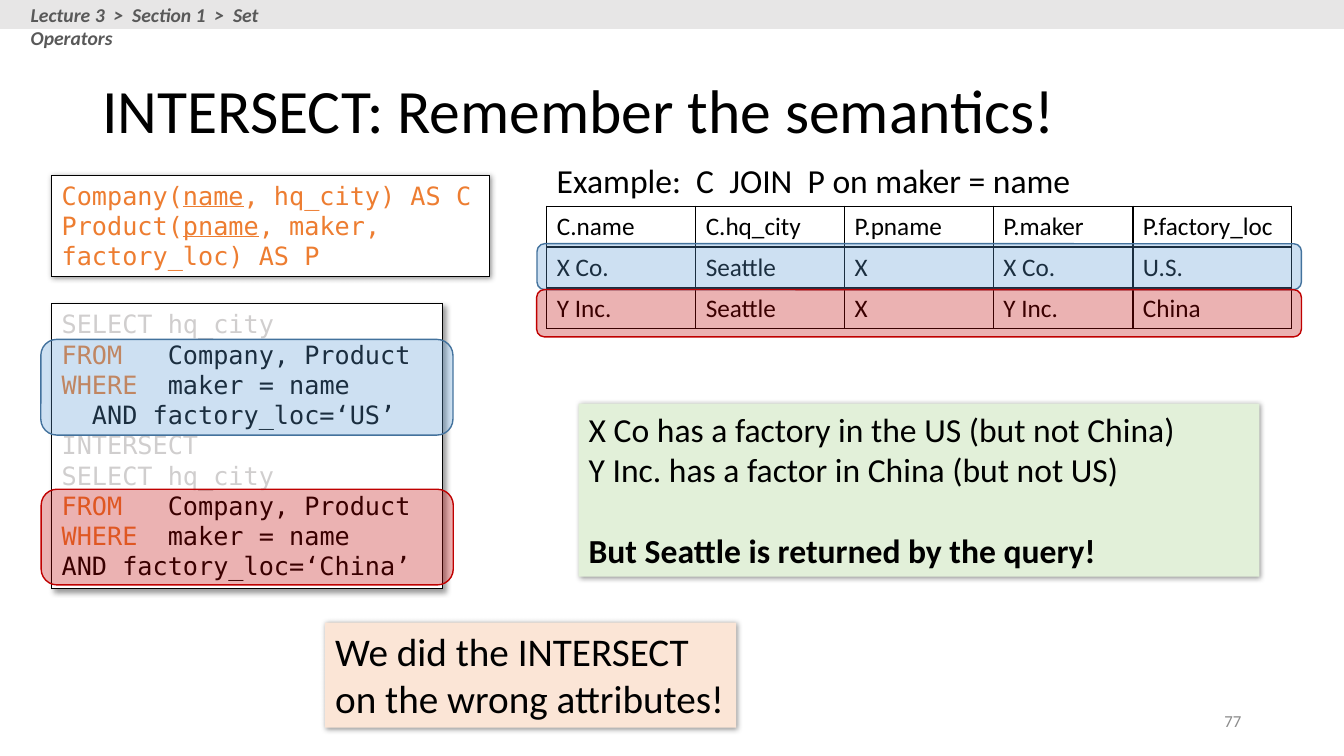
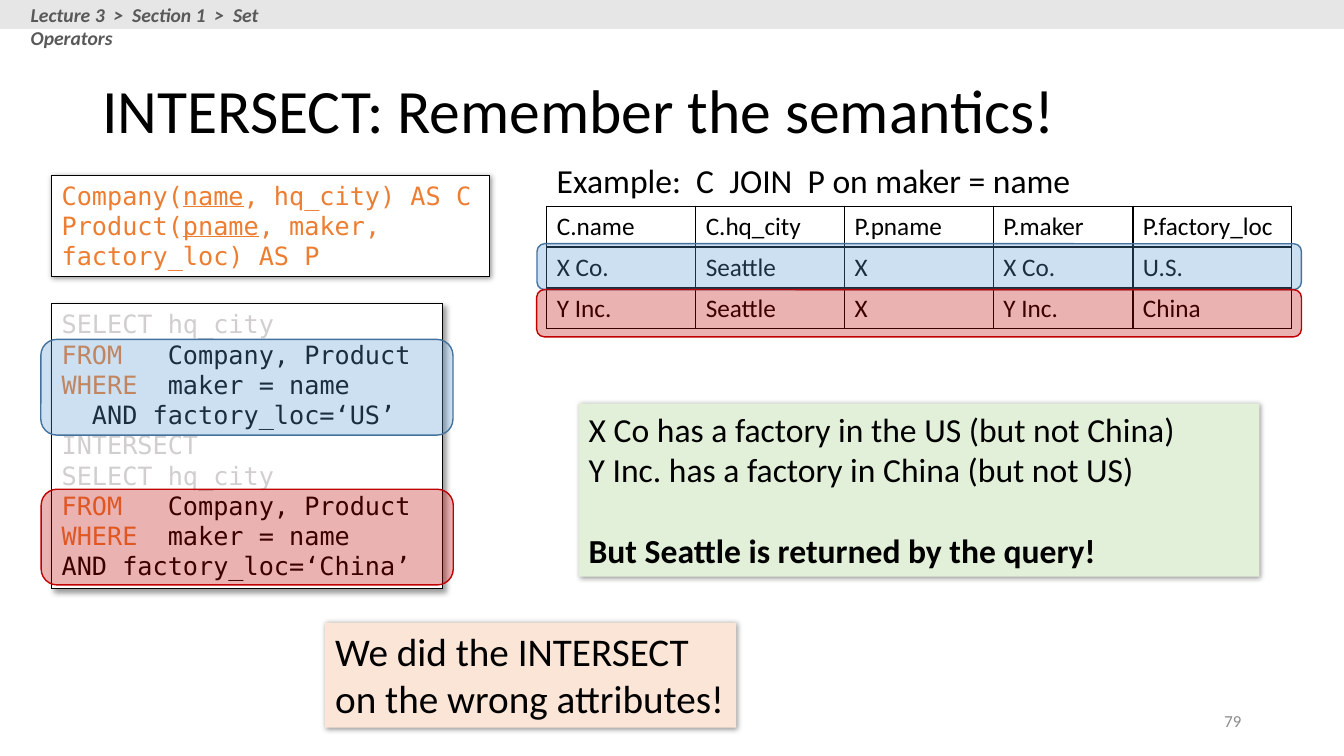
Before and after one commit to stanford-futuredata/cs145-2017, a slide deck: slide 79 of lectures/lecture-2-3/Lecture_2_3_SQL.pptx (slide 77 before the commit). Drawn at 1344x756 pixels with LibreOffice and Linux fonts; fonts in the diff are those of the drawing. Boxes give left, top, right and bottom in pixels: in the first picture for what was removed or moved away, otherwise in the second. Text is boxed around its words. In the diff, an @@ line names an element or a change of style, - is before the commit and + after.

```diff
--- a/lectures/lecture-2-3/Lecture_2_3_SQL.pptx
+++ b/lectures/lecture-2-3/Lecture_2_3_SQL.pptx
@@ text in rectangle at [589,457,1133,488]: text changed @@
-Y Inc. has a factor in China (but not US)
+Y Inc. has a factory in China (but not US)
@@ page number at [1224,716,1241,727]: text changed @@
-77
+79
```
Also in this commit, not shown: 10 other slides changed, 2 slides added, 1 slide removed, 1 other file.
